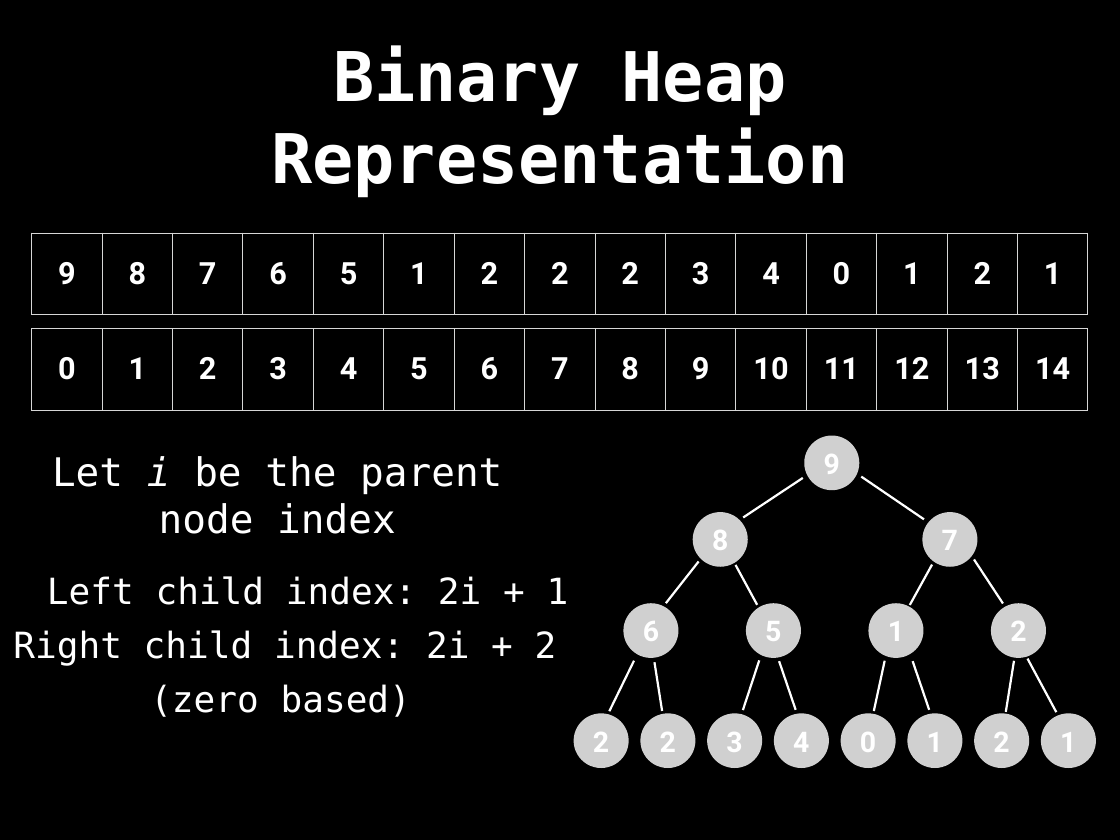
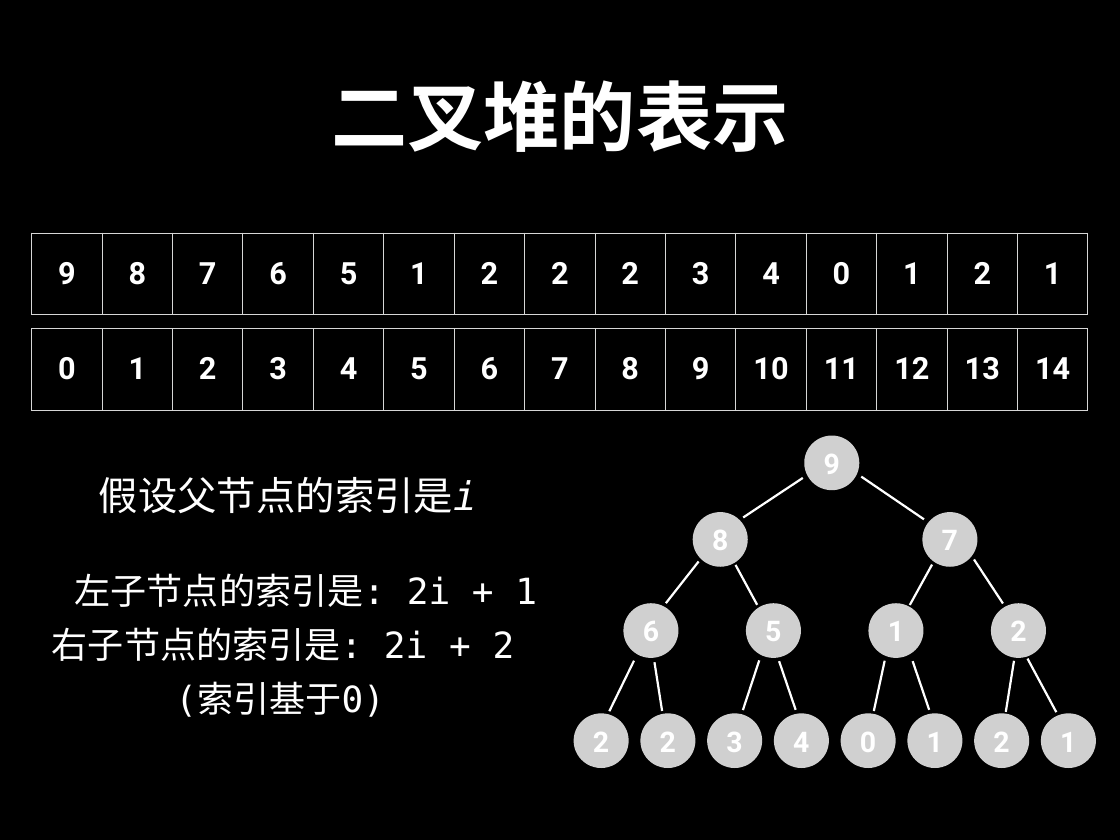
Before and after one commit to spring2go/Algorithms, a slide deck: slide 103 of slides/datastructures/priorityqueue/PriorityQueue.pptx. Drawn at 1120x840 pixels with LibreOffice and Linux fonts; fonts in the diff are those of the drawing; grey boxes stand for pictures. Boxes give left, top, right and bottom in pixels: in the first picture for what was removed or moved away, otherwise in the second. Text is boxed around its words. In the diff, an @@ line names an element or a change of style, - is before the commit and + after.

```diff
--- a/slides/datastructures/priorityqueue/PriorityQueue.pptx
+++ b/slides/datastructures/priorityqueue/PriorityQueue.pptx
@@ title at [332,80,789,152]: text changed; size 62.6 to 69.6 pt @@
-Binary Heap Representation
+二叉堆的表示
@@ text at [99,477,477,513]: text changed @@
-Let i be the parent
-node index
+假设父节点的索引是i
@@ text at [75,573,537,607]: text changed @@
-Left child index: 2i + 1
+左子节点的索引是: 2i + 1
@@ text at [52,627,515,661]: text changed @@
-Right child index: 2i + 2
+右子节点的索引是: 2i + 2
@@ text at [175,683,385,717]: text changed @@
-(zero based)
+(索引基于0)
```
Also in this commit, not shown: 154 other slides changed, 3 slides added, 3 slides removed.
